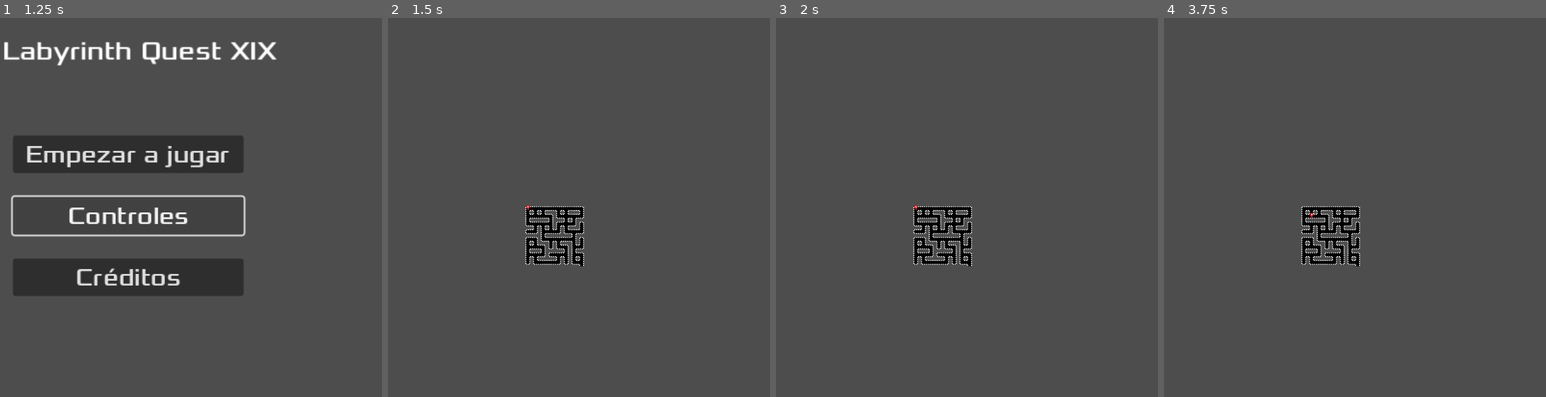
Above: before the commit, frames 1-4 (left to right).
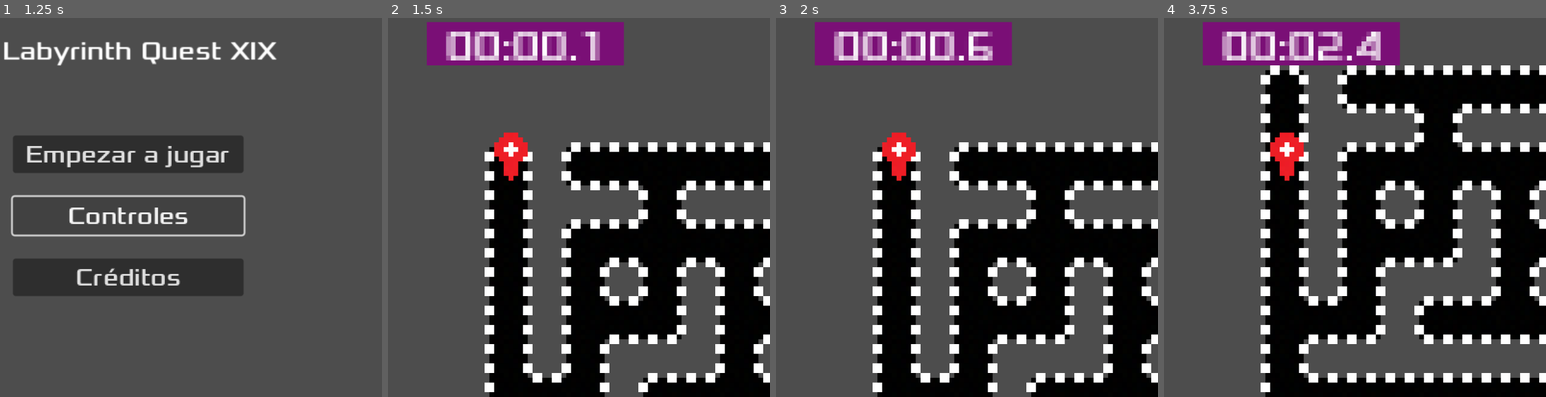
Above: after the commit, the same moments.

Repository: rielgueta/labyrinth
Game: Godot game, scene res://scenes/Inicio.tscn
Same seed, same stepped clock (60 frames per second), same inputs: the game is played once before the commit and once after it.
Inputs:
- Up to frame 1 (1.25 s): click "Controles" at 0.5 s
- Up to frame 2 (1.5 s): click "Empezar a jugar" at 1.25 s
- Up to frame 3 (2 s): no input
- Up to frame 4 (3.75 s): tap Enter at 2 s; hold Right (ui_right) 2.03-2.78 s; hold Down (ui_down) 2.78-3.53 s; hold Right (ui_right) from 3.53 s (still down)

Frame 1 is identical in both runs. In frame 2, 41% of the frame differs, in the area x 10-100%, y 1-100%; in frame 3, 41%; in frame 4, 50%.

Commit message:
Timer and working prototype

Diff:
--- a/Scripts/Game.gd
+++ b/Scripts/Game.gd
@@ -2,11 +2,20 @@
 
 @export var ancho_laberinto = 8
 @export var grid_size = 16
+signal game_over
 
 func _ready():
-	$Salida.position = Vector2i((ancho_laberinto-1)*grid_size, ancho_laberinto*grid_size)
-	$TileMap.generar_laberinto(ancho_laberinto)
+	# Generamos el laberinto
+	$Laberinto.generar_laberinto(ancho_laberinto)
+
+	# Creamos la salida
+	var salida = randi_range(0, ancho_laberinto-1)
+	$Laberinto.modificar_celda(Vector2i(salida, ancho_laberinto-1), 2)
+	$Salida.position = Vector2i(salida*grid_size, ancho_laberinto*grid_size+3)
+
+func _on_salida_body_entered(body):
+	game_over.emit()
 
 
-func _on_salida_body_entered(body):
-	print("Salida")
+func _change_to_game_over():
+	get_tree().change_scene_to_file("res://scenes/GameOver.tscn")
--- /dev/null
+++ b/Scripts/GameOver.gd
@@ -0,0 +1,7 @@
+extends Control
+
+
+
+
+func _on_back_to_menu_pressed():
+	get_tree().change_scene_to_file("res://scenes/Inicio.tscn")
--- a/Scripts/Inicio.gd
+++ b/Scripts/Inicio.gd
@@ -4,3 +4,8 @@
 
 func start_button_pressed():
 	get_tree().change_scene_to_file("res://scenes/Game.tscn")
+
+
+
+func presiona_controles():
+	get_tree().change_scene_to_file("res://scenes/Controles.tscn")
--- a/Scripts/Player.gd
+++ b/Scripts/Player.gd
@@ -1,6 +1,8 @@
 extends RigidBody2D
 var grid_size = 16
 var walk_trough_walls = false
+
+signal moved
 # comentadas por si las utilizamos en el futuro
 #func _ready():
 #	$Sprite2D.show()
@@ -27,6 +29,7 @@
 	move(direction)
 
 func move(dir):
+	moved.emit()
 	# Lanza un "rayo laser" en la dirección en la que se quiere mover y si no colisiona con nada...
 	$RayCast2D.target_position = dir*(grid_size*2-4)
 	$RayCast2D.force_raycast_update()
--- /dev/null
+++ b/Scripts/Score.gd
@@ -0,0 +1,7 @@
+extends Label
+
+
+# Called when the node enters the scene tree for the first time.
+func _ready():
+	var global = get_node("/root/Global")
+	text = global.score[0]+":"+global.score[1]+"."+global.score[2]
--- /dev/null
+++ b/Scripts/ScoreLabel.gd
@@ -0,0 +1,40 @@
+extends Label
+
+var seconds = 0
+var minutes = 0
+var deci_sec = 0
+var texto = ["00", "00", "00"]
+
+var update = true
+
+signal change_scene_game_over
+
+@onready var global = get_node("/root/Global")
+
+func _ready():
+	update = true
+
+
+func _on_game_over():
+	update = false
+	global.score = texto
+	change_scene_game_over.emit()
+
+
+
+func decisecond_passed():
+	if update:
+		deci_sec += 1
+		if deci_sec >= 10:
+			seconds += 1
+			deci_sec -= 10
+		if seconds >= 60:
+			minutes += 1
+			seconds -= 60
+		texto = [str(minutes), str(seconds), str(deci_sec)]
+		if len(texto[0]) == 1:
+			texto[0] = "0"+texto[0]
+		if len(texto[1]) == 1:
+			texto[1] = "0"+texto[1]
+
+		text = texto[0]+":"+texto[1]+"."+texto[2]
--- /dev/null
+++ b/Scripts/ScoreTimer.gd
@@ -0,0 +1,10 @@
+extends Timer
+
+
+# Called when the node enters the scene tree for the first time.
+func _ready():
+	start()
+
+
+func _on_game_over():
+	stop()
--- /dev/null
+++ b/Scripts/global.gd
@@ -0,0 +1,3 @@
+extends Node
+
+var score = ["00", "00", "0"]
--- a/Scripts/tilemap.gd
+++ b/Scripts/tilemap.gd
@@ -11,7 +11,8 @@
 
 # Called when the node enters the scene tree for the first time.
 func _ready():
-	generar_laberinto(tamaño_laberinto)
+	# generar_laberinto(tamaño_laberinto)
+	pass
 
 func generar_laberinto(ancho_laberinto, sed=0):
 	# Inicializamos la semilla para el laberinto
@@ -20,12 +21,10 @@
 	tamaño_laberinto = ancho_laberinto
 
 	aguas = create_2d_array(tamaño_laberinto, tamaño_laberinto,0)
-	if sed:
+	if sed != 0:
 		seed(sed)
 	else:
 		seed(randi())
-
-	seed(sed)
 	print(sed)
 
 	for i in range(0, ancho_laberinto, 1):
@@ -43,7 +42,6 @@
 				arreglar(i, j)
 				aguas = agua(i, j)
 
-	modificar_celda(Vector2i(ancho_laberinto-1, ancho_laberinto-1), abajo)
 
 func asignar_movimientos(x, y):
 	# Conexiones con las celdas cercanas
@@ -67,13 +65,13 @@
 	# 10/20 2 conexiones
 	# 8/20 3 conexiones
 	# 1/20 4 conexiones
-	var n_aleatorio = randi_range(1, 100)
+	var n_aleatorio = randi_range(1, 110)
 	var cantidad_de_conexiones = 1
-	if n_aleatorio >= 36:
+	if n_aleatorio >= 45:
 		cantidad_de_conexiones += 1
-	if n_aleatorio >= 76:
+	if n_aleatorio >= 60:
 		cantidad_de_conexiones += 1
-	if n_aleatorio >= 96:
+	if n_aleatorio >= 106:
 		cantidad_de_conexiones += 1
 
 	# Posteriormente contamos la cantidad actual de conexiones que se tienen, considerando las que estaban
--- a/project.godot
+++ b/project.godot
@@ -15,6 +15,10 @@
 config/features=PackedStringArray("4.1", "Forward Plus")
 config/icon="res://icon.svg"
 
+[autoload]
+
+Global="*res://Scripts/global.gd"
+
 [display]
 
 window/size/viewport_width=1024
--- a/scenes/Game.tscn
+++ b/scenes/Game.tscn
@@ -1,35 +1,69 @@
-[gd_scene load_steps=6 format=3 uid="uid://c75k4hk1l6yan"]
+[gd_scene load_steps=9 format=3 uid="uid://c75k4hk1l6yan"]
 
 [ext_resource type="PackedScene" uid="uid://bewouc6umc27" path="res://scenes/Laberinto.tscn" id="1_7o2eb"]
 [ext_resource type="Script" path="res://Scripts/Game.gd" id="1_xp63t"]
 [ext_resource type="PackedScene" uid="uid://ctksfnssr53yy" path="res://scenes/Player.tscn" id="2_t7khs"]
+[ext_resource type="FontFile" uid="uid://dchv2aiqqob4d" path="res://fonts/Xolonium-Regular.ttf" id="4_s3cv2"]
 [ext_resource type="Script" path="res://Scripts/Salida.gd" id="4_ur3wm"]
+[ext_resource type="Script" path="res://Scripts/ScoreLabel.gd" id="5_vdcn2"]
+[ext_resource type="Script" path="res://Scripts/ScoreTimer.gd" id="6_e4ipy"]
 
 [sub_resource type="RectangleShape2D" id="RectangleShape2D_4lkjs"]
 size = Vector2(15.5, 16.3125)
 
 [node name="Game" type="Node2D"]
 script = ExtResource("1_xp63t")
+ancho_laberinto = 20
 
-[node name="TileMap" parent="." instance=ExtResource("1_7o2eb")]
+[node name="Laberinto" parent="." instance=ExtResource("1_7o2eb")]
+"tamaño_laberinto" = 20
 
 [node name="Player" parent="." instance=ExtResource("2_t7khs")]
 
 [node name="Camera2D" type="Camera2D" parent="Player"]
 offset = Vector2(-40, -24)
 anchor_mode = 0
-enabled = false
 zoom = Vector2(10, 10)
 
-[node name="ScoreTimer" type="Timer" parent="."]
-autostart = true
-
-[node name="Control" type="Control" parent="."]
+[node name="UI" type="Control" parent="Player/Camera2D"]
 layout_mode = 3
 anchors_preset = 0
-offset_left = 134.0
-offset_right = 174.0
-offset_bottom = 40.0
+offset_left = -38.0
+offset_top = -22.0
+offset_right = 61.0
+offset_bottom = 55.0
+
+[node name="ColorRect" type="ColorRect" parent="Player/Camera2D/UI"]
+layout_mode = 1
+anchors_preset = 5
+anchor_left = 0.5
+anchor_right = 0.5
+offset_left = -20.5
+offset_right = 20.5
+offset_bottom = 9.0
+grow_horizontal = 2
+color = Color(0.478431, 0.0588235, 0.462745, 1)
+
+[node name="ScoreLabel" type="Label" parent="Player/Camera2D/UI"]
+texture_filter = 1
+texture_repeat = 1
+layout_mode = 1
+anchors_preset = 5
+anchor_left = 0.5
+anchor_right = 0.5
+offset_left = -17.0
+offset_right = 17.0
+offset_bottom = 14.0
+grow_horizontal = 2
+theme_override_fonts/font = ExtResource("4_s3cv2")
+theme_override_font_sizes/font_size = 8
+text = "00:00.0"
+script = ExtResource("5_vdcn2")
+
+[node name="ScoreTimer" type="Timer" parent="."]
+wait_time = 0.1
+autostart = true
+script = ExtResource("6_e4ipy")
 
 [node name="Salida" type="Area2D" parent="."]
 script = ExtResource("4_ur3wm")
@@ -39,7 +73,10 @@
 shape = SubResource("RectangleShape2D_4lkjs")
 
 [node name="Debug" type="Camera2D" parent="."]
+enabled = false
 
+[connection signal="game_over" from="." to="Player/Camera2D/UI/ScoreLabel" method="_on_game_over"]
 [connection signal="body_entered" from="Player" to="." method="_on_player_body_entered"]
+[connection signal="change_scene_game_over" from="Player/Camera2D/UI/ScoreLabel" to="." method="_change_to_game_over"]
+[connection signal="timeout" from="ScoreTimer" to="Player/Camera2D/UI/ScoreLabel" method="decisecond_passed"]
 [connection signal="body_entered" from="Salida" to="." method="_on_salida_body_entered"]
-[connection signal="body_entered" from="Salida" to="Salida" method="_on_body_entered"]
--- /dev/null
+++ b/scenes/GameOver.tscn
@@ -0,0 +1,69 @@
+[gd_scene load_steps=4 format=3 uid="uid://bb3g5d81o55sn"]
+
+[ext_resource type="FontFile" uid="uid://dchv2aiqqob4d" path="res://fonts/Xolonium-Regular.ttf" id="1_h3hqh"]
+[ext_resource type="Script" path="res://Scripts/GameOver.gd" id="1_m1c77"]
+[ext_resource type="Script" path="res://Scripts/Score.gd" id="2_wa8eu"]
+
+[node name="GameOverScreen" type="Control"]
+layout_mode = 3
+anchors_preset = 15
+anchor_right = 1.0
+anchor_bottom = 1.0
+grow_horizontal = 2
+grow_vertical = 2
+script = ExtResource("1_m1c77")
+
+[node name="Info" type="Label" parent="."]
+layout_mode = 1
+anchors_preset = 8
+anchor_left = 0.5
+anchor_top = 0.5
+anchor_right = 0.5
+anchor_bottom = 0.5
+offset_left = -168.5
+offset_top = -26.0
+offset_right = 12.5
+offset_bottom = 26.0
+grow_horizontal = 2
+grow_vertical = 2
+theme_override_fonts/font = ExtResource("1_h3hqh")
+theme_override_font_sizes/font_size = 40
+text = "Tiempo: "
+
+[node name="Time" type="Label" parent="."]
+layout_mode = 1
+anchors_preset = 8
+anchor_left = 0.5
+anchor_top = 0.5
+anchor_right = 0.5
+anchor_bottom = 0.5
+offset_left = 8.0
+offset_top = -24.0
+offset_right = 228.0
+offset_bottom = 28.0
+grow_horizontal = 2
+grow_vertical = 2
+theme_override_fonts/font = ExtResource("1_h3hqh")
+theme_override_font_sizes/font_size = 40
+text = "00:00.0
+"
+script = ExtResource("2_wa8eu")
+
+[node name="BackToMenu" type="Button" parent="."]
+layout_mode = 1
+anchors_preset = 7
+anchor_left = 0.5
+anchor_top = 1.0
+anchor_right = 0.5
+anchor_bottom = 1.0
+offset_left = -109.0
+offset_top = -248.0
+offset_right = 109.0
+offset_bottom = -206.0
+grow_horizontal = 2
+grow_vertical = 0
+theme_override_fonts/font = ExtResource("1_h3hqh")
+theme_override_font_sizes/font_size = 27
+text = "Volver al menú"
+
+[connection signal="pressed" from="BackToMenu" to="." method="_on_back_to_menu_pressed"]
--- a/scenes/Inicio.tscn
+++ b/scenes/Inicio.tscn
@@ -60,3 +60,4 @@
 text = "Labyrinth Quest XIX"
 
 [connection signal="pressed" from="StartButton" to="." method="start_button_pressed"]
+[connection signal="pressed" from="Controls" to="." method="presiona_controles"]
Not shown, added: Art/icon-placeholder.jpg.import
Binary file added: Art/icon-placeholder.png
Not shown, added: Art/icon-placeholder.png.import
Not shown, added: export_presets.cfg
